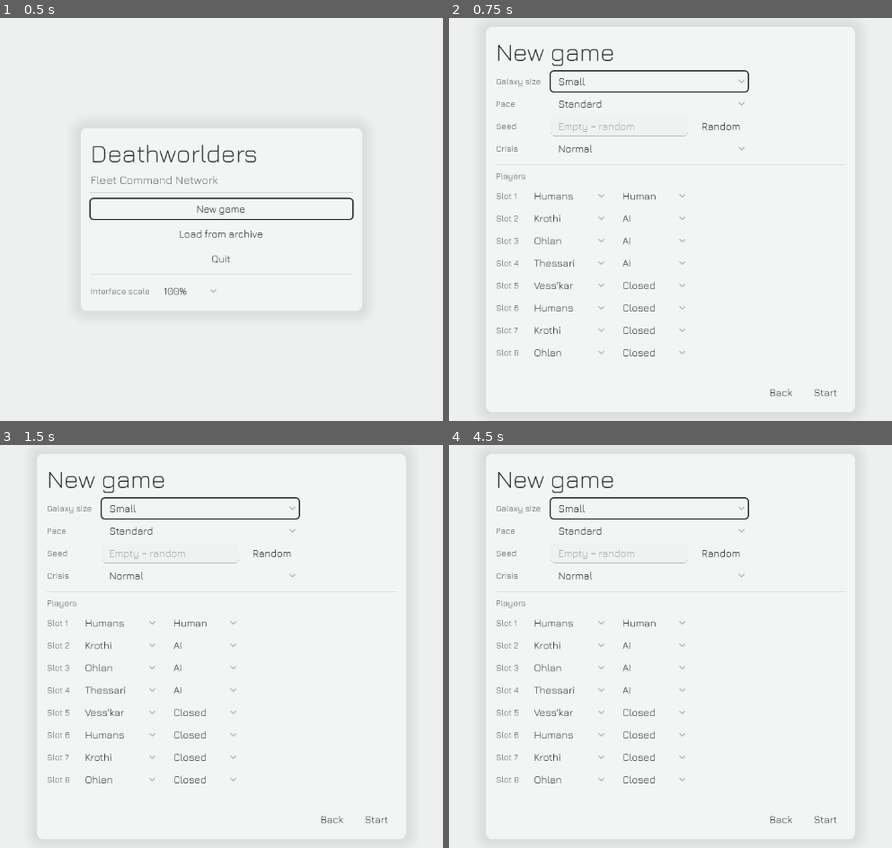
Above: before the commit, frames 1-4 (two rows, left to right).
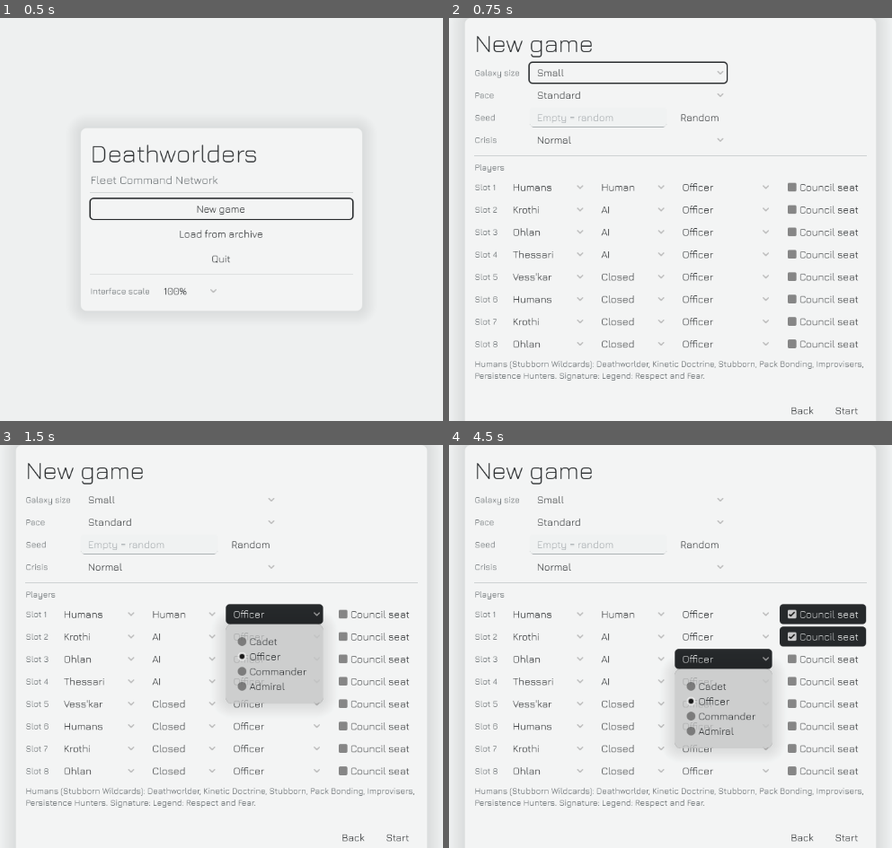
Above: after the commit, the same moments.

Repository: tdutoit/deathworlders
Game: Godot game, scene res://main.tscn
Same seed, same stepped clock (60 frames per second), same inputs: the game is played once before the commit and once after it.
Inputs (mouse positions are in pixels of both pictures, inside the frame that each line leads up to):
- Up to frame 1 (0.5 s): no input
- Up to frame 2 (0.75 s): click "New game" at 0.5 s
- Up to frame 3 (1.5 s): click (274, 614) at 1.25 s, where only the run after the commit has a clickable "Officer"
- Up to frame 4 (4.5 s): click (821, 614) at 2 s, where only the run after the commit has a clickable "Council seat"; click (723, 638) at 2.75 s, where only the run after the commit has a clickable "Officer"; click (821, 638) at 3.5 s, where only the run after the commit has a clickable "Council seat"; click (723, 658) at 4.25 s, where only the run after the commit has a clickable "Officer"

Frame 1 is identical in both runs. In frame 2, 7.8% of the frame differs, in the area x 5-95%, y 4-99%; in frame 3, 13%; in frame 4, 14%.

Commit message:
M4 WP12: difficulty and match setup
Difficulty Defs (Cadet to Admiral: AI output bonus and strategic actions a month) per AI slot;
founding Council seats from match setup; the setup screen shows difficulty, seat and the
species' personality, traits and signature mechanic.

Co-Authored-By: Claude Opus 5.5 <noreply@anthropic.com>
Claude-Session: https://claude.ai/code/session_01Kk59zyg2VFVnNsJsg9TK1P

Diff:
--- /dev/null
+++ b/data/core/defs/difficulty/admiral.tres
@@ -0,0 +1,12 @@
+[gd_resource type="Resource" script_class="DifficultyDef" format=3]
+
+[ext_resource type="Script" path="res://sim/defs/difficulty_def.gd" id="1_diff"]
+
+[resource]
+script = ExtResource("1_diff")
+output_permille = 300
+actions = 3
+order = 3
+id = &"core:difficulty/admiral"
+name_key = "DIFFICULTY_ADMIRAL"
+desc_key = "DIFFICULTY_ADMIRAL_DESC"
--- /dev/null
+++ b/data/core/defs/difficulty/cadet.tres
@@ -0,0 +1,12 @@
+[gd_resource type="Resource" script_class="DifficultyDef" format=3]
+
+[ext_resource type="Script" path="res://sim/defs/difficulty_def.gd" id="1_diff"]
+
+[resource]
+script = ExtResource("1_diff")
+output_permille = -200
+actions = 1
+order = 0
+id = &"core:difficulty/cadet"
+name_key = "DIFFICULTY_CADET"
+desc_key = "DIFFICULTY_CADET_DESC"
--- /dev/null
+++ b/data/core/defs/difficulty/commander.tres
@@ -0,0 +1,12 @@
+[gd_resource type="Resource" script_class="DifficultyDef" format=3]
+
+[ext_resource type="Script" path="res://sim/defs/difficulty_def.gd" id="1_diff"]
+
+[resource]
+script = ExtResource("1_diff")
+output_permille = 150
+actions = 3
+order = 2
+id = &"core:difficulty/commander"
+name_key = "DIFFICULTY_COMMANDER"
+desc_key = "DIFFICULTY_COMMANDER_DESC"
--- /dev/null
+++ b/data/core/defs/difficulty/officer.tres
@@ -0,0 +1,12 @@
+[gd_resource type="Resource" script_class="DifficultyDef" format=3]
+
+[ext_resource type="Script" path="res://sim/defs/difficulty_def.gd" id="1_diff"]
+
+[resource]
+script = ExtResource("1_diff")
+output_permille = 0
+actions = 2
+order = 1
+id = &"core:difficulty/officer"
+name_key = "DIFFICULTY_OFFICER"
+desc_key = "DIFFICULTY_OFFICER_DESC"
--- a/loc/en.csv
+++ b/loc/en.csv
@@ -722,3 +722,20 @@
 CONTRACTS_MERCENARIES,"Mercenary ships"
 SANCTUARY_DEFENCES,"Planetary defences"
 AI_RULES_DEFAULT,"AI rules"
+DIFFICULTY_CADET,"Cadet"
+DIFFICULTY_OFFICER,"Officer"
+DIFFICULTY_COMMANDER,"Commander"
+DIFFICULTY_ADMIRAL,"Admiral"
+DIFFICULTY_CADET_DESC,"Gentle AI"
+DIFFICULTY_OFFICER_DESC,"Standard AI, no bonuses"
+DIFFICULTY_COMMANDER_DESC,"Experienced AI"
+DIFFICULTY_ADMIRAL_DESC,"Ruthless AI"
+SETUP_DIFFICULTY,"Difficulty"
+SETUP_COUNCIL_SEAT,"Council seat"
+SETUP_SPECIES_INFO,"{species} ({personality}): {traits}. Signature: {signature}."
+SIGNATURE_LEGEND,"Legend: Respect and Fear"
+SIGNATURE_PRECEDENCE,"Precedence: Council votes, veto, stagnation"
+SIGNATURE_BROOD_SURGE,"Brood Surge: pops into ships"
+SIGNATURE_CONTRACTS,"Contracts: mercenaries and convoy profit"
+SIGNATURE_SANCTUARY,"Sanctuary: planetary defences, protectors"
+DIFFICULTY_TIP,"{name} ({desc}): AI output {output}, {actions} strategic actions a month"
--- a/sim/defs/def_factory.gd
+++ b/sim/defs/def_factory.gd
@@ -34,6 +34,7 @@
 	"resolution": ResolutionDef,
 	"signature_rules": SignatureRulesDef,
 	"ai_rules": AiRulesDef,
+	"difficulty": DifficultyDef,
 }
 
 const META_FIELDS: Array[String] = ["op", "category", "id"]
--- /dev/null
+++ b/sim/defs/difficulty_def.gd
@@ -0,0 +1,20 @@
+class_name DifficultyDef
+extends Def
+## An AI difficulty level (Sub-spec E13; M4 WP12): every bonus is listed openly in match setup.
+## Output bonus on the AI empire's job output; strategic actions a month (E12's top N).
+
+@export var output_permille: int
+@export var actions: int
+@export var order: int
+
+
+func category() -> String:
+	return "difficulty"
+
+
+func schema() -> Dictionary:
+	return {
+		"output_permille": {"type": "int"},
+		"actions": {"type": "int", "min": 1},
+		"order": {"type": "int", "min": 0},
+	}
--- a/sim/diplomacy/councils.gd
+++ b/sim/diplomacy/councils.gd
@@ -25,6 +25,11 @@
 	for eid: int in state.empires.ordered():
 		if state.empire(eid).species == "core:species/vesskar":
 			c.members.append(eid)
+	for p: Dictionary in state.settings.players:  # founding seats from match setup (E9)
+		if p.get("council_seat", false) == true:
+			for eid: int in state.empires.ordered():
+				if state.empire(eid).player_slot == int(p["slot"]) and not eid in c.members:
+					c.members.append(eid)
 	if c.members.is_empty():
 		var best := -1
 		var best_amb := -1
--- a/sim/diplomacy/strategic_ai.gd
+++ b/sim/diplomacy/strategic_ai.gd
@@ -24,6 +24,19 @@
 		for w: String in SpeciesDef.PERSONALITY:
 			var base := int(sd.ai_personality.get(StringName(w), 50))
 			e.personality[w] = clampi(base + rng.range(-r.personality_spread, r.personality_spread + 1), 0, 100)
+
+
+## E13: each AI slot's difficulty sets its output bonus and actions a month (match start).
+static func apply_difficulty(state: MatchState) -> void:
+	for p: Dictionary in state.settings.players:
+		if p["controller"] != "ai":
+			continue
+		var d := state.defs.get_def(StringName(String(p.get("difficulty", MatchSettings.OFFICER)))) as DifficultyDef
+		for eid: int in state.empires.ordered():
+			var e: Empire = state.empires.get_or(eid)
+			if e.player_slot == int(p["slot"]) and d != null:
+				e.ai_actions = d.actions
+				e.ai_output = d.output_permille
 
 
 static func month_tick(state: MatchState) -> void:
--- a/sim/economy/economy.gd
+++ b/sim/economy/economy.gd
@@ -125,6 +125,7 @@
 			var total := FixedMath.mul_permille(int(job.outputs[res]) * n * MILLI, out_permille)
 			var extra := WarFooting.output_permille(state, e, String(res))  # D7
 			extra += SignatureMechanics.output_permille(state, c.owner)  # Precedence stagnation (WP9)
+			extra += e.ai_output  # E13 difficulty (AI slots)
 			if job_id == "core:job/clerk" and res == &"core:resource/credits":
 				extra += Councils.clerk_credits_permille(state, c.owner)  # E9 Trade Standards
 			total = FixedMath.mul_permille(total, 1000 + extra)
--- a/sim/galaxy/galaxy_generator.gd
+++ b/sim/galaxy/galaxy_generator.gd
@@ -44,6 +44,7 @@
 			StartSetup.apply(state, db)
 			Councils.found(state)  # M4: the Galactic Council (E9)
 			StrategicAI.roll_personalities(state)  # M4: E11 weights per empire
+			StrategicAI.apply_difficulty(state)  # M4: E13
 			return state
 		attempt += 1
 		if attempt % ATTEMPTS_PER_SPACING == 0:
@@ -65,6 +66,8 @@
 			errors.append("player slot %d: unknown species '%s'" % [p["slot"], p["species"]])
 		if slots.has(p["slot"]):
 			errors.append("player slot %d used twice" % p["slot"])
+		if p["controller"] == "ai" and not db.get_def(StringName(String(p.get("difficulty", MatchSettings.OFFICER)))) is DifficultyDef:
+			errors.append("player slot %d: unknown difficulty '%s'" % [p["slot"], p.get("difficulty", "")])
 		slots[p["slot"]] = true
 	if preset != null and settings.players.size() > preset.target_systems:
 		errors.append("more players than systems")
--- a/sim/state/empire.gd
+++ b/sim/state/empire.gd
@@ -24,6 +24,7 @@
 var demob_until := 0  # demobilisation stability dip until this tick
 var personality := {}  # E11 weight -> 0..100 (species defaults +-15, rolled at match start; M4 WP10)
 var ai_actions := 0  # E13 strategic actions a month (0 = ai_rules default; difficulty sets it, WP12)
+var ai_output := 0  # E13 difficulty output bonus on job output, permille (AI slots)
 
 
 func to_dict() -> Dictionary:
@@ -32,7 +33,7 @@
 		"losses": losses.duplicate(true), "tech_fragments": tech_fragments, "mechanic": mechanic.duplicate(true), "reputation": reputation, "war_exhaustion": war_exhaustion,
 		"prewar_fleet": prewar_fleet, "exhausted_since": exhausted_since, "disarm_until": disarm_until, "disarm_cap": disarm_cap,
 		"footing": footing, "footing_until": footing_until, "demob_until": demob_until,
-		"personality": personality.duplicate(), "ai_actions": ai_actions}
+		"personality": personality.duplicate(), "ai_actions": ai_actions, "ai_output": ai_output}
 
 
 static func from_dict(d: Dictionary) -> Empire:
@@ -58,6 +59,7 @@
 	e.demob_until = int(d.get("demob_until", 0))
 	e.personality = StateIO.ints_deep(d.get("personality", {}))
 	e.ai_actions = int(d.get("ai_actions", 0))
+	e.ai_output = int(d.get("ai_output", 0))
 	for l: Dictionary in d.get("losses", []):
 		e.losses.append({"tick": int(l["tick"]), "unit": int(l["unit"]), "system": int(l["system"]),
 			"hull": String(l["hull"]), "cargo": StateIO.int_map(l["cargo"]), "hub": int(l.get("hub", StateIO.NONE)),
--- a/sim/state/match_settings.gd
+++ b/sim/state/match_settings.gd
@@ -6,11 +6,16 @@
 var pace := "core:match_preset/pace_standard"
 var seed_text := ""  # what the player typed; match_seed is derived from it (or random)
 var crisis := "normal"  # off / early / normal / late; stored, unused in M1
-var players: Array[Dictionary] = []  # {slot: int, species: String, controller: "human" | "ai"}
+var players: Array[Dictionary] = []  # {slot, species, controller: "human" | "ai", difficulty (AI), council_seat (bool)}
 
 
-func add_player(slot: int, species: String, controller: String) -> void:
-	players.append({"slot": slot, "species": species, "controller": controller})
+const OFFICER := "core:difficulty/officer"
+
+
+## difficulty: an AI slot's E13 level (M4); council_seat: a founding Galactic Council seat (E9, M4).
+func add_player(slot: int, species: String, controller: String, difficulty := OFFICER, council_seat := false) -> void:
+	players.append({"slot": slot, "species": species, "controller": controller, "difficulty": difficulty,
+		"council_seat": council_seat})
 
 
 func to_dict() -> Dictionary:
@@ -27,5 +32,6 @@
 	s.seed_text = String(d["seed_text"])
 	s.crisis = String(d["crisis"])
 	for p: Dictionary in d["players"]:
-		s.add_player(int(p["slot"]), String(p["species"]), String(p["controller"]))
+		s.add_player(int(p["slot"]), String(p["species"]), String(p["controller"]), String(p.get("difficulty", OFFICER)),
+			p.get("council_seat", false) == true)
 	return s
--- /dev/null
+++ b/tests/unit/test_difficulty.gd
@@ -0,0 +1,40 @@
+extends GutTest
+# M4 WP12: difficulty (E13) and match setup (F15): Council seats, settings round trip.
+
+var _db: DefDatabase
+
+
+func before_all() -> void:
+	var loader := ContentLoader.new()
+	loader.load_mods([])
+	_db = loader.db
+
+
+func test_difficulty_and_council_seats() -> void:
+	var settings := MatchSettings.new()
+	settings.add_player(0, "core:species/human", "human", MatchSettings.OFFICER, true)
+	settings.add_player(1, "core:species/krothi", "ai", "core:difficulty/admiral")
+	settings.add_player(2, "core:species/vesskar", "ai", "core:difficulty/cadet")
+	var errors: Array[String] = []
+	var s := GalaxyGenerator.new_match(settings, 3, _db, errors)
+	assert_eq(errors, [] as Array[String])
+	var by_slot := {}
+	for e: Empire in s.empires.values():
+		by_slot[e.player_slot] = e
+	assert_eq((by_slot[1] as Empire).ai_output, 300, "Admiral: +30% output")
+	assert_eq((by_slot[1] as Empire).ai_actions, 3)
+	assert_eq((by_slot[2] as Empire).ai_output, -200, "Cadet: -20%")
+	assert_eq((by_slot[2] as Empire).ai_actions, 1)
+	assert_eq((by_slot[0] as Empire).ai_output, 0, "players get no bonus")
+	assert_true((by_slot[0] as Empire).id in s.council.members, "a founding seat from match setup")
+	assert_true((by_slot[2] as Empire).id in s.council.members, "the Vess'kar too")
+	var back := MatchSettings.from_dict(settings.to_dict())
+	assert_eq(back.players[1]["difficulty"], "core:difficulty/admiral")
+	assert_eq(back.players[0]["council_seat"], true)
+
+
+func test_unknown_difficulty_rejected() -> void:
+	var settings := MatchSettings.new()
+	settings.add_player(0, "core:species/human", "human")
+	settings.add_player(1, "core:species/krothi", "ai", "core:difficulty/godlike")
+	assert_eq(GalaxyGenerator.check_settings(settings, _db).size(), 1)
--- a/ui/match_setup.gd
+++ b/ui/match_setup.gd
@@ -13,7 +13,8 @@
 var _pace: OptionButton
 var _crisis: OptionButton
 var _seed: LineEdit
-var _slots: Array = []  # [species OptionButton, controller OptionButton]
+var _slots: Array = []  # [species OptionButton, controller OptionButton, difficulty OptionButton, council CheckBox]
+var _species_info: Label
 var _error: Label
 
 
@@ -44,20 +45,41 @@
 	box.add_child(HSeparator.new())
 	box.add_child(UiKit.label("SETUP_PLAYERS", "Caption"))
 	var slots := GridContainer.new()
-	slots.columns = 3
+	slots.columns = 5
 	slots.add_theme_constant_override("h_separation", 12)
 	box.add_child(slots)
 	var species_items := []
 	for def in Database.defs.defs("species"):
 		species_items.append([def.name_key, String(def.id)])
+	var difficulties: Array = Database.defs.defs("difficulty")
+	difficulties.sort_custom(func(a: DifficultyDef, b: DifficultyDef) -> bool: return a.order < b.order)
+	var diff_items := []
+	var officer := 0
+	for d: DifficultyDef in difficulties:
+		if String(d.id) == MatchSettings.OFFICER:
+			officer = diff_items.size()
+		diff_items.append([d.name_key, String(d.id)])
 	for i in MAX_SLOTS:
 		slots.add_child(UiKit.label("SETUP_SLOT", "Caption", {"n": i + 1}))
 		var sp := UiKit.options(species_items, i % species_items.size())
 		var ctrl := UiKit.options([["CONTROLLER_HUMAN", "human"], ["CONTROLLER_AI", "ai"], ["CONTROLLER_CLOSED", "closed"]],
 				0 if i == 0 else (1 if i < 4 else 2))
+		var diff := UiKit.options(diff_items, officer)
+		diff.tooltip_text = _difficulty_tips(difficulties)
+		var seat := CheckBox.new()
+		seat.text = TranslationServer.translate("SETUP_COUNCIL_SEAT")
+		seat.focus_mode = Control.FOCUS_ALL
+		sp.item_selected.connect(func(_i: int) -> void: _show_species(sp.get_selected_metadata()))
 		slots.add_child(sp)
 		slots.add_child(ctrl)
-		_slots.append([sp, ctrl])
+		slots.add_child(diff)
+		slots.add_child(seat)
+		_slots.append([sp, ctrl, diff, seat])
+	_species_info = UiKit.label("", "Caption")
+	_species_info.autowrap_mode = TextServer.AUTOWRAP_WORD_SMART
+	_species_info.custom_minimum_size.x = 520
+	box.add_child(_species_info)
+	_show_species(_slots[0][0].get_selected_metadata())
 	_error = UiKit.label("", "Caption")
 	_error.add_theme_color_override("font_color", UiTokens.color("signal"))
 	box.add_child(_error)
@@ -107,8 +129,33 @@
 	for i in _slots.size():
 		var controller: String = _slots[i][1].get_selected_metadata()
 		if controller != "closed":
-			s.add_player(i, _slots[i][0].get_selected_metadata(), controller)
+			s.add_player(i, _slots[i][0].get_selected_metadata(), controller, _slots[i][2].get_selected_metadata(),
+				(_slots[i][3] as CheckBox).button_pressed)
 	return s
+
+
+## F15: the species' traits and signature mechanic, listed when its slot's species changes.
+func _show_species(species_id: String) -> void:
+	var sd := Database.defs.get_def(StringName(species_id)) as SpeciesDef
+	if sd == null:
+		return
+	var traits := []
+	for t in sd.traits:
+		var td := Database.defs.get_def(t)
+		traits.append(TranslationServer.translate(td.name_key) if td else String(t))
+	_species_info.text = UiKit.tr_fmt("SETUP_SPECIES_INFO", {"species": TranslationServer.translate(sd.name_key),
+		"personality": TranslationServer.translate(sd.personality_key), "traits": ", ".join(traits),
+		"signature": TranslationServer.translate("SIGNATURE_" + String(sd.signature_mechanic).to_upper())})
+
+
+## E13: every bonus listed openly.
+static func _difficulty_tips(defs: Array) -> String:
+	var lines := []
+	for d: DifficultyDef in defs:
+		lines.append(UiKit.tr_fmt("DIFFICULTY_TIP", {"name": TranslationServer.translate(d.name_key),
+			"desc": TranslationServer.translate(d.desc_key), "output": "%+d%%" % (d.output_permille / 10), "actions": d.actions}))
+	return "
+".join(lines)
 
 
 func _on_start() -> void:
Not shown, added: sim/defs/difficulty_def.gd.uid
Not shown, added: tests/unit/test_difficulty.gd.uid
Not shown, changed: docs/M4_PLAN.md
